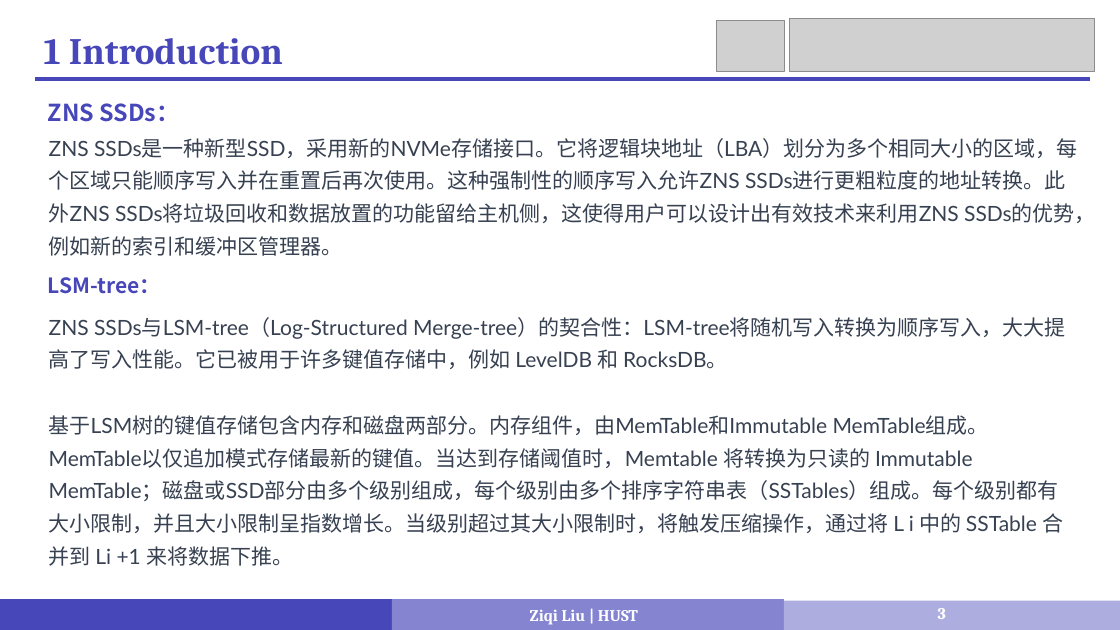
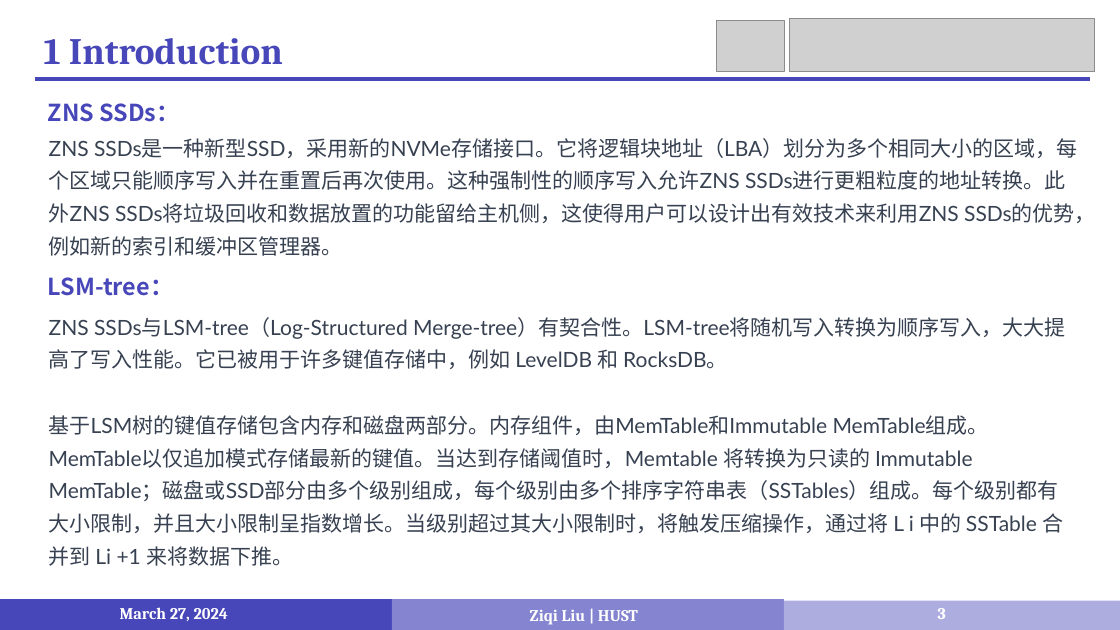
Before and after one commit to LiuziqiOvO/md, a slide deck: slide 3 of Paper/报告/5_ZoneKV .pptx. Drawn at 1120x630 pixels with LibreOffice and Linux fonts; fonts in the diff are those of the drawing; grey boxes stand for pictures. Boxes give left, top, right and bottom in pixels: in the first picture for what was removed or moved away, otherwise in the second. Text is boxed around its words. In the diff, an @@ line names an element or a change of style, - is before the commit and + after.

```diff
--- a/Paper/报告/5_ZoneKV .pptx
+++ b/Paper/报告/5_ZoneKV .pptx
@@ text "LSM-tree：" at <box>48,277,174,296</box>: size 18 to 20 pt @@
@@ text at <box>49,317,1066,369</box>: text changed @@
-ZNS SSDs与LSM-tree（Log-Structured Merge-tree）的契合性：LSM-tree将随机写入转换为顺序写入，大大提高了写入性能。它已被用于许多键值存储中，例如 LevelDB 和 RocksDB。
+ZNS SSDs与LSM-tree（Log-Structured Merge-tree）有契合性。LSM-tree将随机写入转换为顺序写入，大大提高了写入性能。它已被用于许多键值存储中，例如 LevelDB 和 RocksDB。
@@ text added at <box>120,607,228,621</box>, 14 pt, text #FFFFFF, bold @@
+March 27, 2024
```
Also in this commit, not shown: 10 other slides changed, 10 slides removed, 5 other files.
